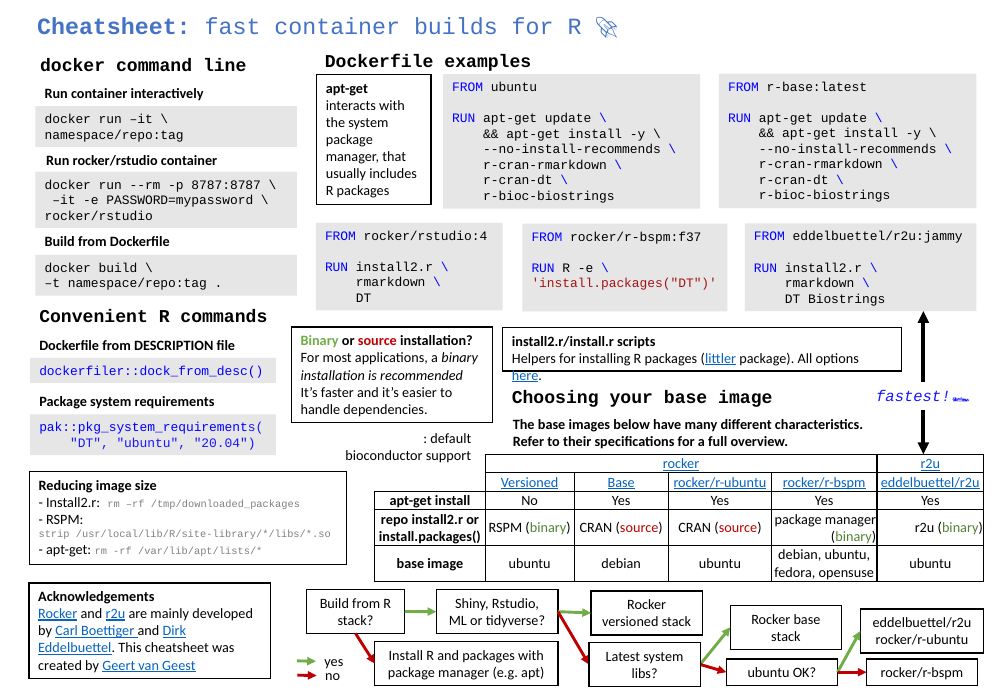
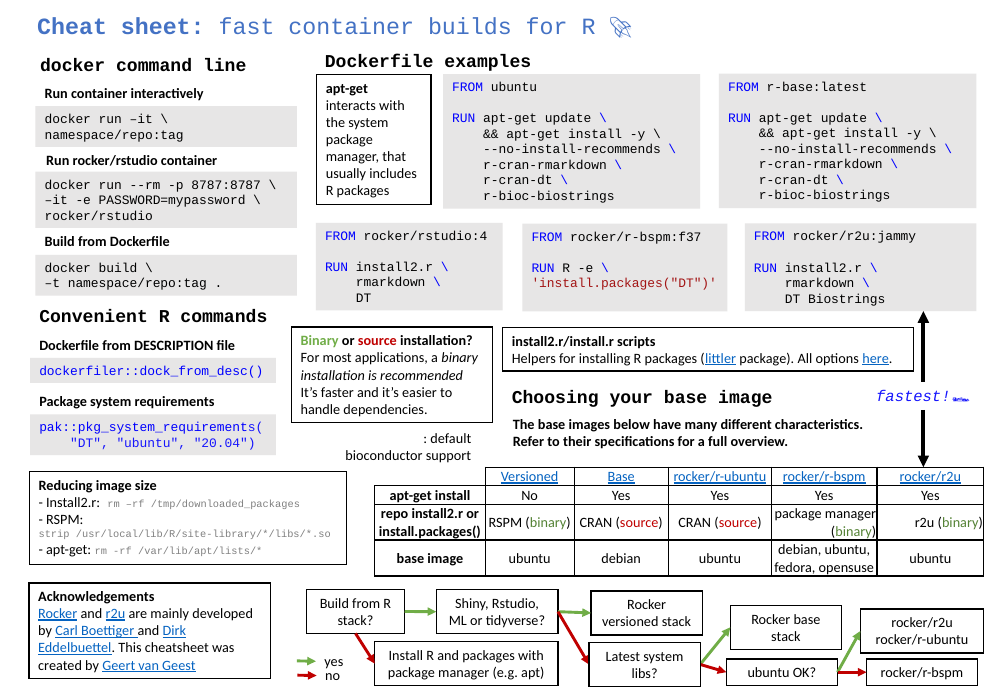
Before and after one commit to sib-swiss/containers-introduction-training, a slide deck: slide 1 of r-docker-cheatsheet/r-docker-cheatsheet.pptx. Drawn at 1008x698 pixels with LibreOffice and Linux fonts; fonts in the diff are those of the drawing; background and template pictures are left out. Boxes give left, top, right and bottom in pixels: in the first picture for what was removed or moved away, otherwise in the second. Text is boxed around its words. In the diff, an @@ line names an element or a change of style, - is before the commit and + after.

Commit message:
updates cheat sheet

```diff
--- a/r-docker-cheatsheet/r-docker-cheatsheet.pptx
+++ b/r-docker-cheatsheet/r-docker-cheatsheet.pptx
@@ text at [37, 17, 596, 35]: spaces changed @@
-Cheatsheet: fast container builds for R 🚀
+Cheat sheet: fast container builds for R 🚀
@@ text in rectangle at [754, 231, 917, 243]: text changed @@
-FROM eddelbuettel/r2u:jammy
+FROM rocker/r2u:jammy
@@ rectangle "install2.r/install.r scripts": place and size @@
-rectangle "install2.r/install.r scripts" at [503, 328, 902, 371]
+rectangle "install2.r/install.r scripts" at [503, 328, 913, 371]
@@ arrow moved from (923, 410) - (923, 454) to (923, 410) - (923, 467) @@
@@ table at [375, 467, 984, 580] @@
-row 1:  | rocker |  |  |  | r2u
-row 2:  | Versioned | Base | rocker/r-ubuntu | rocker/r-bspm | eddelbuettel/r2u
+row 1:  | Versioned | Base | rocker/r-ubuntu | rocker/r-bspm | rocker/r2u
@@ table: place and size @@
-table at [375, 454, 984, 584]
+table at [375, 467, 984, 580]
@@ text in rectangle at [891, 617, 952, 628]: text changed @@
-eddelbuettel/r2u
+rocker/r2u
```
Also in this commit, not shown: 1 other file.
